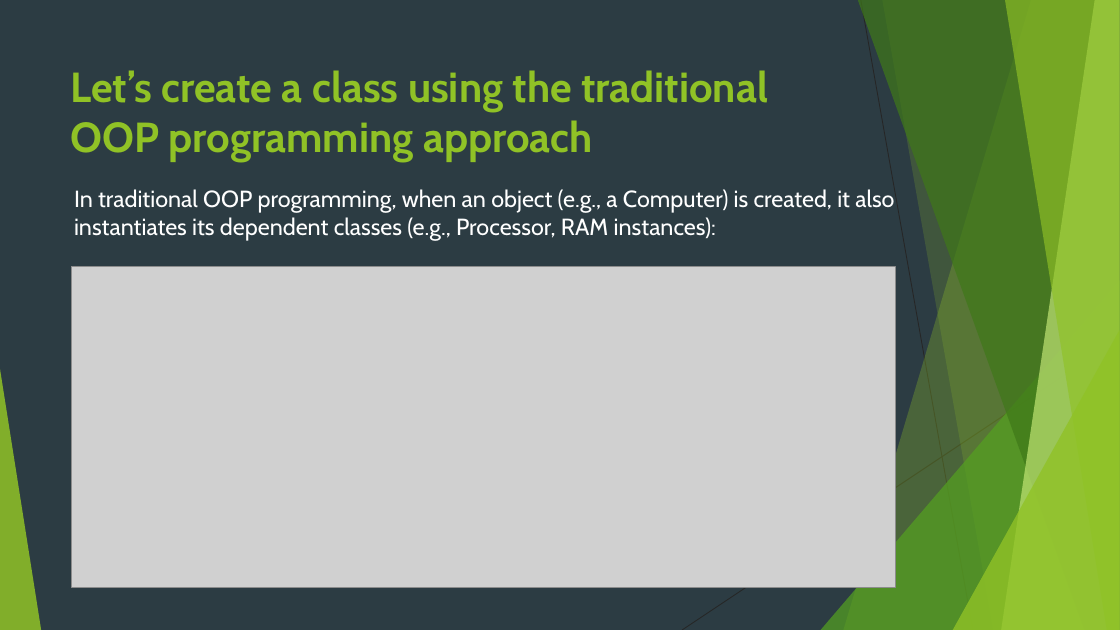
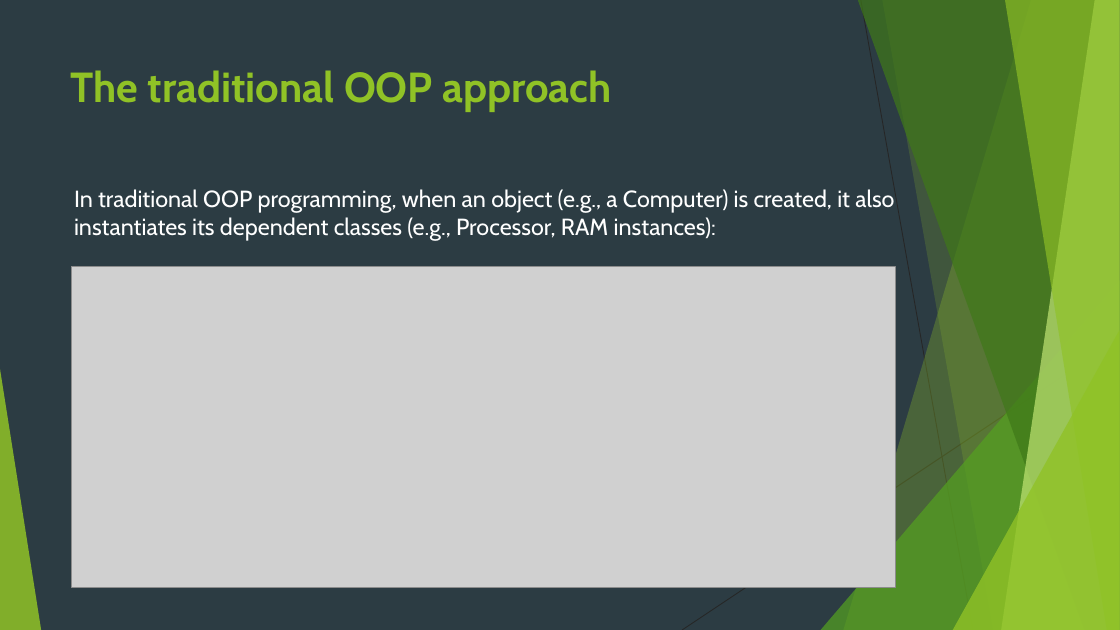
Before and after one commit to idanshal/sb-todo-app-tdp, a slide deck: slide 11 of course_data/presentations/practical_spring_boot_for_tdp.pptx (slide 9 before the commit). Drawn at 1120x630 pixels with LibreOffice and Linux fonts; fonts in the diff are those of the drawing; grey boxes stand for pictures. Boxes give left, top, right and bottom in pixels: in the first picture for what was removed or moved away, otherwise in the second. Text is boxed around its words. In the diff, an @@ line names an element or a change of style, - is before the commit and + after.

```diff
--- a/course_data/presentations/practical_spring_boot_for_tdp.pptx
+++ b/course_data/presentations/practical_spring_boot_for_tdp.pptx
@@ title at (x1=71, y1=70, x2=611, y2=112): text changed @@
-Let’s create a class using the traditional OOP programming approach
+The traditional OOP approach
```
Also in this commit, not shown: 10 other slides changed, 3 slides added, 17 other files.
